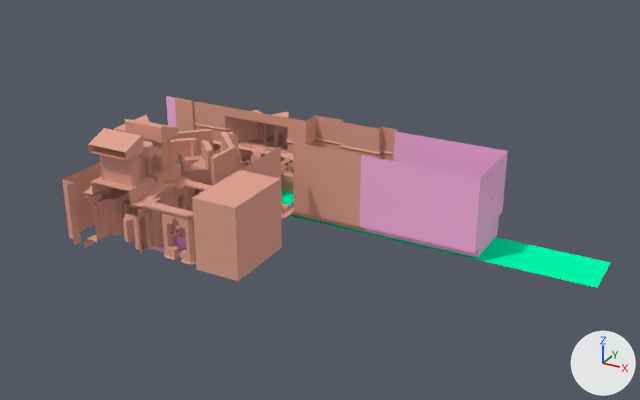
What one commit did to the Blender file assets/lvl/Despina.blend.
Before and after are seen from a camera (50 mm lens) standing at (240.0, -281.0, 168.0) and looking at (70.0, 28.0, 13.0). Every picture has the same lights, and +X, +Y and +Z are marked at lower right.

Script lines for the objects in view, before the commit:
```python
ob_cube_011 = bpy.data.objects.new('Cube.011', me_cube_011)
ob_cube_011.location = (3.2, 92.2, 13.4)
ob_storage_groupmesh_22666_000 = bpy.data.objects.new('storage_groupmesh_22666.000', me_storage_groupmesh_22666_002)
ob_storage_groupmesh_22666_000.location = (5.4, 22.5, 12.3)
ob_storage_groupmesh_22666_000.rotation_euler = (0.0, 0.0, -2.356)  # degrees (0, 0, -135)
ob_storage_groupmesh_22666_001 = bpy.data.objects.new('storage_groupmesh_22666.001', me_storage_groupmesh_22666_003)
ob_storage_groupmesh_22666_001.location = (114.5, 67.5, 8.6)
ob_storage_groupmesh_22666_001.rotation_euler = (0.0, 0.0, -2.356)  # degrees (0, 0, -135)
ob_water = bpy.data.objects.new('water', me_storage_groupmesh_22666_000)
ob_water.location = (51.3, 65.9, -11.5)
# me_storage_groupmesh_22666_003
# before: 106 (1.4, -26.9, 19.7) at pixel (424, 136), 111 (26.9, -1.4, 19.7) at pixel (392, 160), 114 (-26.9, 1.4, 19.7) at pixel (507, 151), 119 (-1.4, 26.9, 19.7) at pixel (480, 177)
```
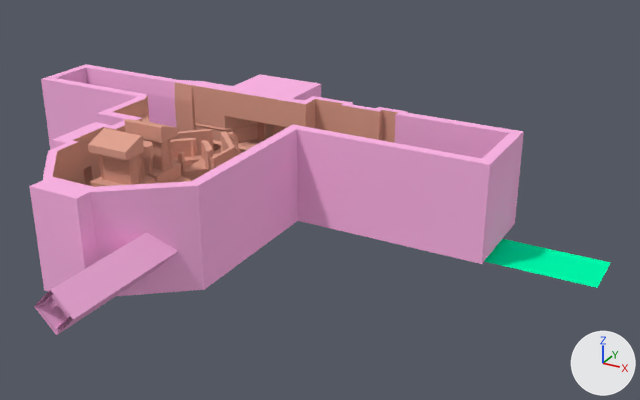
The change, as a diff of the scene's bpy script:
```diff
--- a/assets/lvl/Despina.blend.py
+++ b/assets/lvl/Despina.blend.py
@@ me_storage_groupmesh_22666_003 @@
 me_storage_groupmesh_22666_003.from_pydata(...)  # 120 vertices, 103 faces; spans x -26.9..26.9, y -26.9..26.9, z -19.7..19.7
 # used by ob_storage_groupmesh_22666_001; location = (114.5, 67.5, 8.6); rotation_euler = (0.0, 0.0, -2.356), in degrees (0, 0, -135)
 # verts and faces of me_storage_groupmesh_22666_003; kept vertices keep their numbers, new ones are numbered from 120
+# me_storage_groupmesh_22666_003 part 1
+for i in [106, 111, 114, 119]: verts[i] += (0.0, 0.0, 8.5)
+verts[120] = (-2.1, -30.4, -17.0)
+verts[121] = (30.4, 2.1, -17.0)  # pixel (385, 241)
+verts[122] = (-34.0, 1.4, -17.0)  # pixel (514, 223)
+verts[123] = (-1.4, 34.0, -17.0)  # pixel (481, 264)
+for new, old in zip([*range(124, 128)], [*range(120, 124)]): verts[new] = verts[old] + (0.0, 0.0, 45.2)
+faces += [(114, 119, 127, 126), (106, 114, 126, 124), (111, 125, 127, 119), (122, 126, 127, 123), (120, 124, 126, 122), (121, 123, 127, 125)]
 me_storage_groupmesh_22666_003.materials.append(mat_inaccessible)
@@ me_cube_011 @@
-me_cube_011.from_pydata(...)  # 2764 vertices, 2696 faces, 10 loose edges; spans x -72.0..100.0, y -120.0..18.0, z -38.0..33.0
+me_cube_011.from_pydata(...)  # 3203 vertices, 3313 faces, 3 loose edges; spans x -72.0..100.0, y -150.0..18.0, z -38.0..33.0
+# me_cube_011 part 2: 42 vertices moved from x -53.0..91.0, y -120.0..-4.0, z -24.0..17.0 to x -72.0..91.0, y -120.0..-4.0, z -24.0..23.0; 150 vertices removed from x -47.0..61.0, y -120.0..-14.0, z -20.0..32.0; 589 vertices added at x -72.0..41.0, y -150.0..-14.0, z -24.0..23.0
 me_cube_011.materials.append(mat_accessible)
@@ ob_storage_groupmesh_22666_000 @@
-ob_storage_groupmesh_22666_000 = bpy.data.objects.new('storage_groupmesh_22666.000', me_storage_groupmesh_22666_002)
@@ ob_cube_001 @@
+ob_cube_001 = bpy.data.objects.new('Cube.001', me_cube_001)  # 132 vertices, 113 faces; spans x -23.5..18.5, y -17.0..17.0, z -23.5..24.5; in mat_inaccessible (pink #ffb6e7)
+ob_cube_001.location = (-87.2, 66.5, 12.4)
@@ ob_cube_002 @@
+ob_cube_002 = bpy.data.objects.new('Cube.002', me_cube_002)  # 142 vertices, 127 faces; spans x -82.0..82.0, y -74.0..74.0, z -30.0..28.0; in mat_inaccessible (pink #ffb6e7)
+ob_cube_002.location = (12.9, -19.8, 8.7)
@@ ob_cube_000 @@
+ob_cube_000 = bpy.data.objects.new('Cube.000', me_cube_005)  # 46 vertices, 29 faces; spans x -82.0..82.0, y -17.0..17.0, z -25.0..25.0; in mat_inaccessible (pink #ffb6e7)
+ob_cube_000.location = (12.9, 95.8, 11.7)
```

Location of each change, [x1, y1, x2, y2] in pixels of the pictures (640 x 400 px):
'Cube.011', reshaped: before [62, 96, 425, 281]; after [53, 76, 426, 187]
'Cube.002', added (pink): after [29, 87, 393, 335]
'storage_groupmesh_22666.001', reshaped (18% wider, 22% taller): before [390, 137, 508, 258]; after [385, 116, 524, 264]
'Cube.001', added (pink): after [41, 64, 143, 150]
'Cube.000', added (pink): after [140, 74, 429, 119]
'storage_groupmesh_22666.000', deleted: before [150, 237, 196, 257]
part 1 of me_storage_groupmesh_22666_003, built on: before [390, 137, 508, 257]; after [385, 116, 524, 264]
part 2 of me_cube_011, built on: before [62, 96, 425, 281]; after [53, 76, 426, 186]
